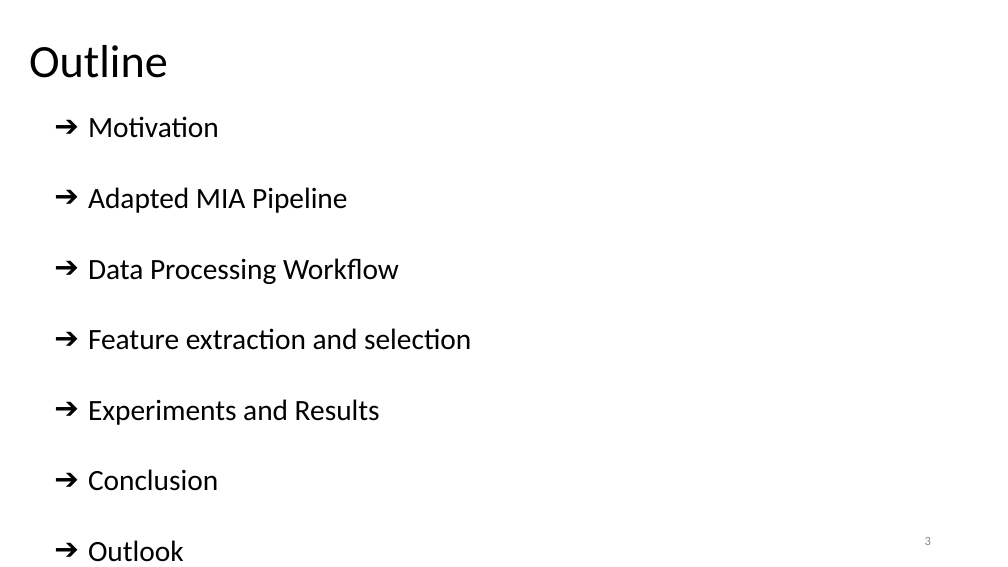
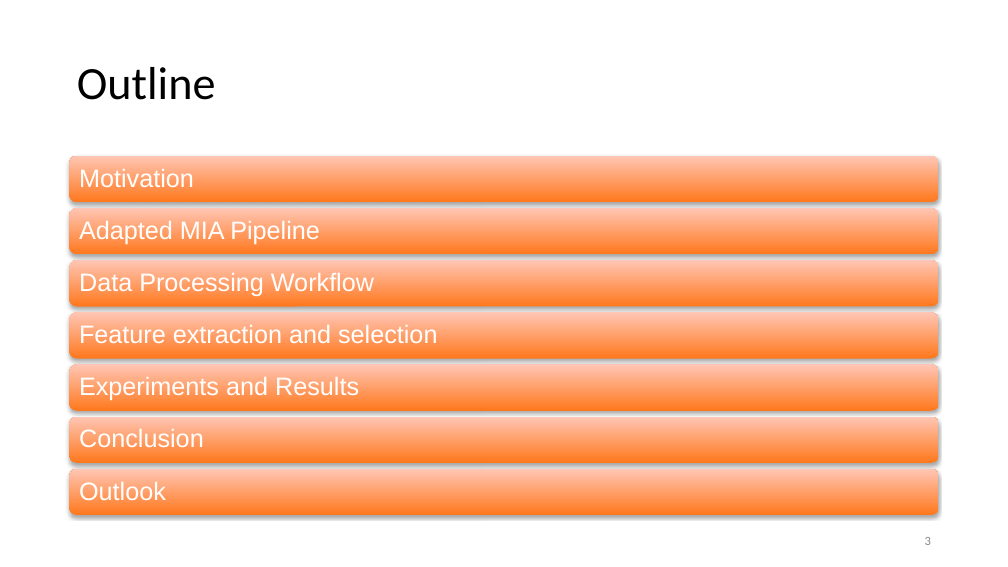
Before and after one commit to zejunyan/mialab, a slide deck: slide 3 of .github/workflows/Group 6 mialab-presentation.pptx. Drawn at 1008x567 pixels with LibreOffice and Linux fonts; fonts in the diff are those of the drawing; background and template pictures are left out. Boxes give left, top, right and bottom in pixels: in the first picture for what was removed or moved away, otherwise in the second. Text is boxed around its words. In the diff, an @@ line names an element or a change of style, - is before the commit and + after.

```diff
--- a/.github/workflows/Group 6 mialab-presentation.pptx
+++ b/.github/workflows/Group 6 mialab-presentation.pptx
@@ title "Outline": place and size @@
-title "Outline" at <box>29,45,168,78</box>
+title "Outline" at <box>77,67,216,100</box>
@@ text removed at <box>88,116,471,491</box> @@
-➔ Motivation
-➔ Adapted MIA Pipeline
-➔ Data Processing Workflow
-➔ Feature extraction and selection
-➔ Experiments and Results
-➔ Conclusion
-➔ Outlook
@@ group added at <box>70,156,939,515</box>: 7 rounded rectangles, 7 texts @@
+Motivation
+Adapted MIA Pipeline
+Data Processing Workflow
+Feature extraction and selection
+Experiments and Results
+Conclusion
+Outlook
```
Also in this commit, not shown: 4 other slides changed, 3 slides added, 4 slides removed.
